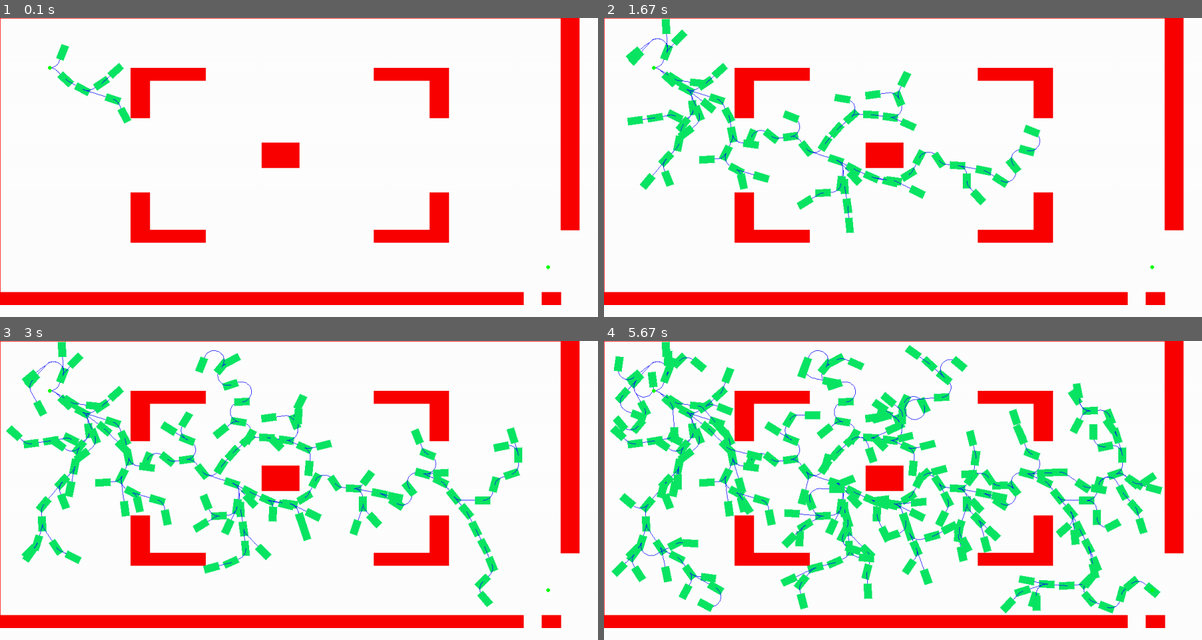
Above: before the commit, frames 1-4 (two rows, left to right).
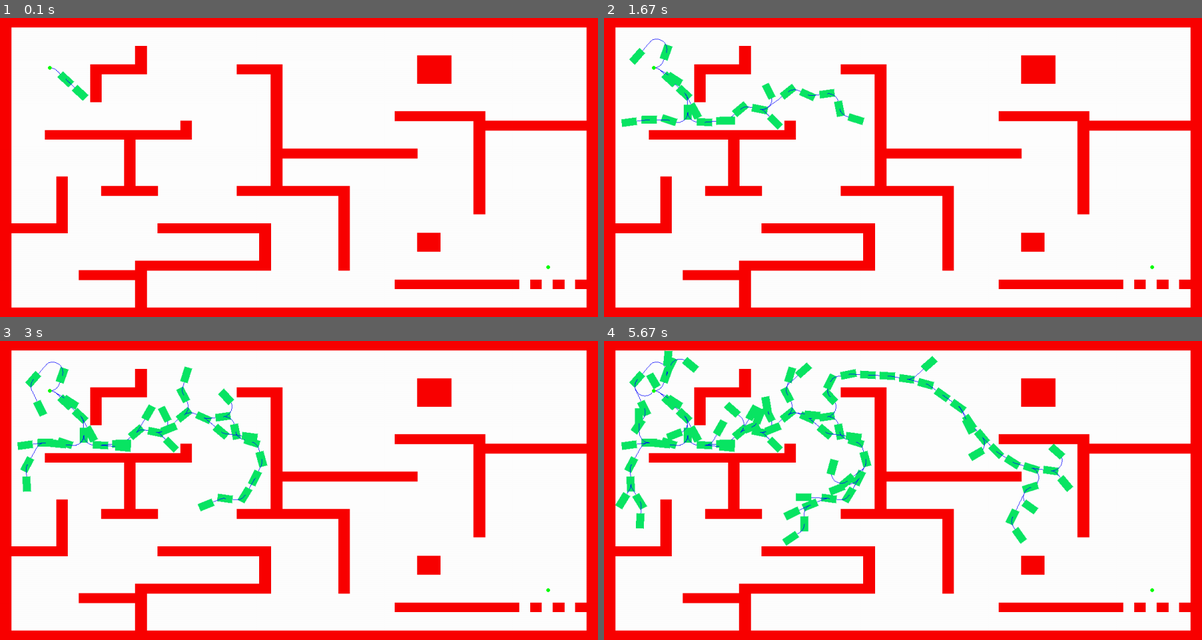
Above: after the commit, the same moments.

Repository: Marchesini010126/MotionPlanning
Game: pygame game, started from packages/testArena.py
Same seed, same stepped clock (60 frames per second), same inputs: the game is played once before the commit and once after it.
Inputs:
- Up to frame 1 (0.1 s): no input
- Up to frame 2 (1.67 s): no input
- Up to frame 3 (3 s): no input
- Up to frame 4 (5.67 s): tap Enter every 0.33 s from 3.33 to 5.33 s

The runs differ from the first frame. In frame 1, 31% of the frame differs, in the area x 0-100%, y 0-100%; in frame 2, 35%; in frame 3, 38%; in frame 4, 46%.

Commit message:
debug tilemap function, add second testmap

Diff:
--- /dev/null
+++ b/packages/MAP2.txt
@@ -0,0 +1,32 @@
+11111111111111111111111111111111111111111111111111111
+1...................................................1
+1...................................................1
+1...........1.......................................1
+1...........1........................111............1
+1.......11111........1111............111............1
+1.......1...............1............111............1
+1.......1...............1...........................1
+1.......1...............1...........................1
+1.......................1...........................1
+1.......................1..........11111111.........1
+1...............1.......1.................11111111111
+1...1111111111111.......1.................1.........1
+1..........1............1.................1.........1
+1..........1............1111111111111.....1.........1
+1..........1............1.................1.........1
+1..........1............1.................1.........1
+1....1.....1............1.................1.........1
+1....1...11111.......1111111111...........1.........1
+1....1........................1...........1.........1
+1....1........................1...........1.........1
+1....1........................1.....................1
+111111........1111111111......1.....................1
+1......................1......1......11.............1
+1......................1......1......11.............1
+1......................1......1.....................1
+1...........111111111111......1.....................1
+1......111111.......................................1
+1...........1......................111111111111111111
+1...........1.......................................1
+1...........1.......................................1
+11111111111111111111111111111111111111111111111111111
--- a/packages/RobotPlanningRoutines/planners_and_env.py
+++ b/packages/RobotPlanningRoutines/planners_and_env.py
@@ -210,7 +210,7 @@
         for row, tiles in enumerate(self.data):
             for col, tile in enumerate(tiles):
                 if tile == '1':
-                    center = np.array([(col-1)*width + width/2, (row-1)*height+height/2])
+                    center = np.array([(col)*width + width/2, (row)*height+height/2])
                     obstacle = ObstaclesFactory.createRectangle(width, height, center)
 
                     obs_list.append(obstacle)
--- a/packages/testArena.py
+++ b/packages/testArena.py
@@ -25,7 +25,7 @@
 
 
 # randomObstacles_list  = motionMap.createRandomMap(10,['polygon','rectangle'],minRadius=20,maxRadius = 40)
-randomObstacles_list = motionMap.load_room_map("MAP.txt")
+randomObstacles_list = motionMap.load_room_map("MAP2.txt")
 motionMap.add_obstacles(randomObstacles_list)
 free_obtacles = motionMap.check_feasibility()
 
